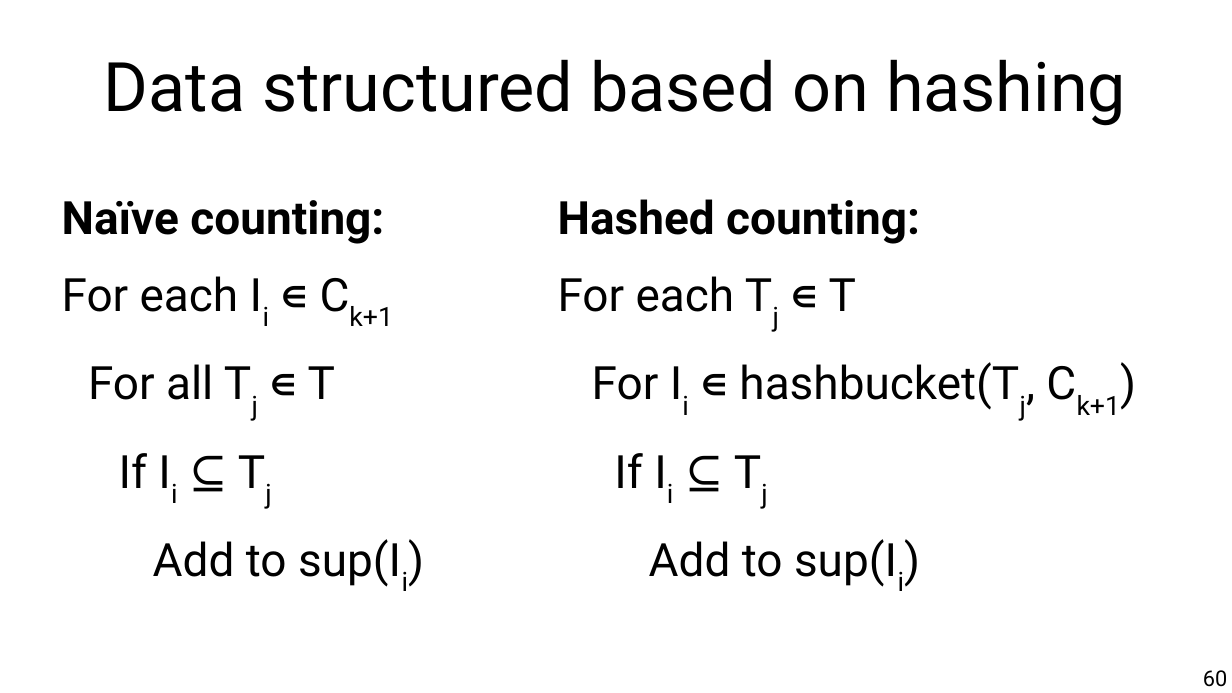
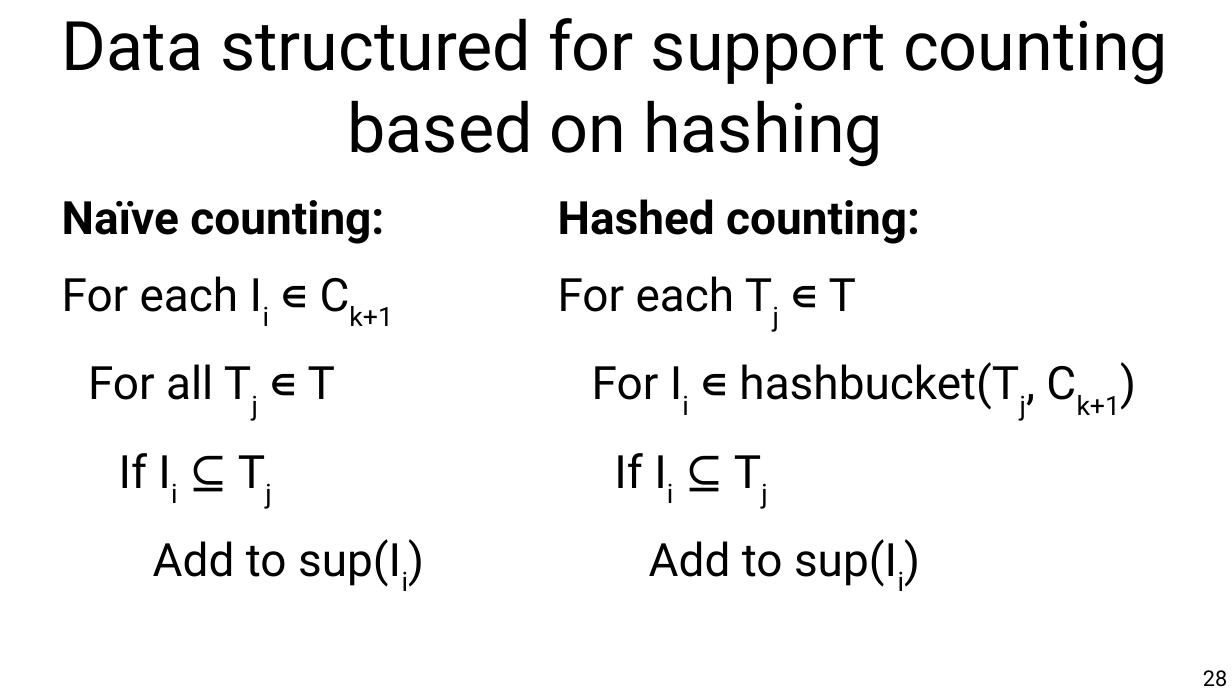
Before and after one commit to chatox/data-mining-course, a slide deck: slide 28 of theory/tt06_association_rule_mining.odp (slide 60 before the commit). Drawn at 1232x693 pixels with LibreOffice and Linux fonts; fonts in the diff are those of the drawing. Boxes give left, top, right and bottom in pixels: in the first picture for what was removed or moved away, otherwise in the second. Text is boxed around its words. In the diff, an @@ line names an element or a change of style, - is before the commit and + after.

```diff
--- a/theory/tt06_association_rule_mining.odp
+++ b/theory/tt06_association_rule_mining.odp
@@ title at (62, 18, 1168, 167): text changed @@
-Data structured based on hashing
+Data structured for support counting based on hashing
@@ page number at (1203, 670, 1227, 687): text changed @@
-60
+28
```
Also in this commit, not shown: 5 other slides changed, 32 slides removed, 1 other file.
